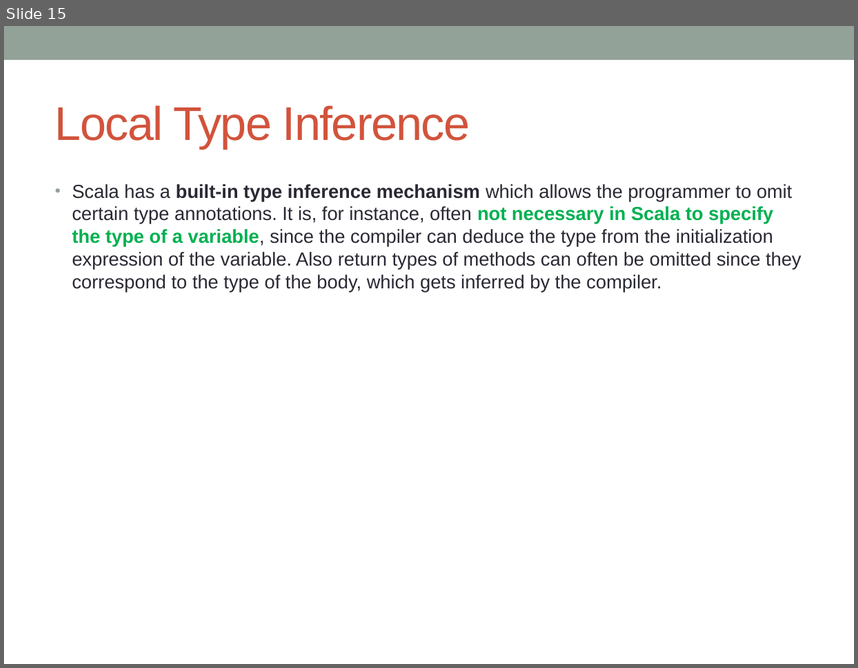
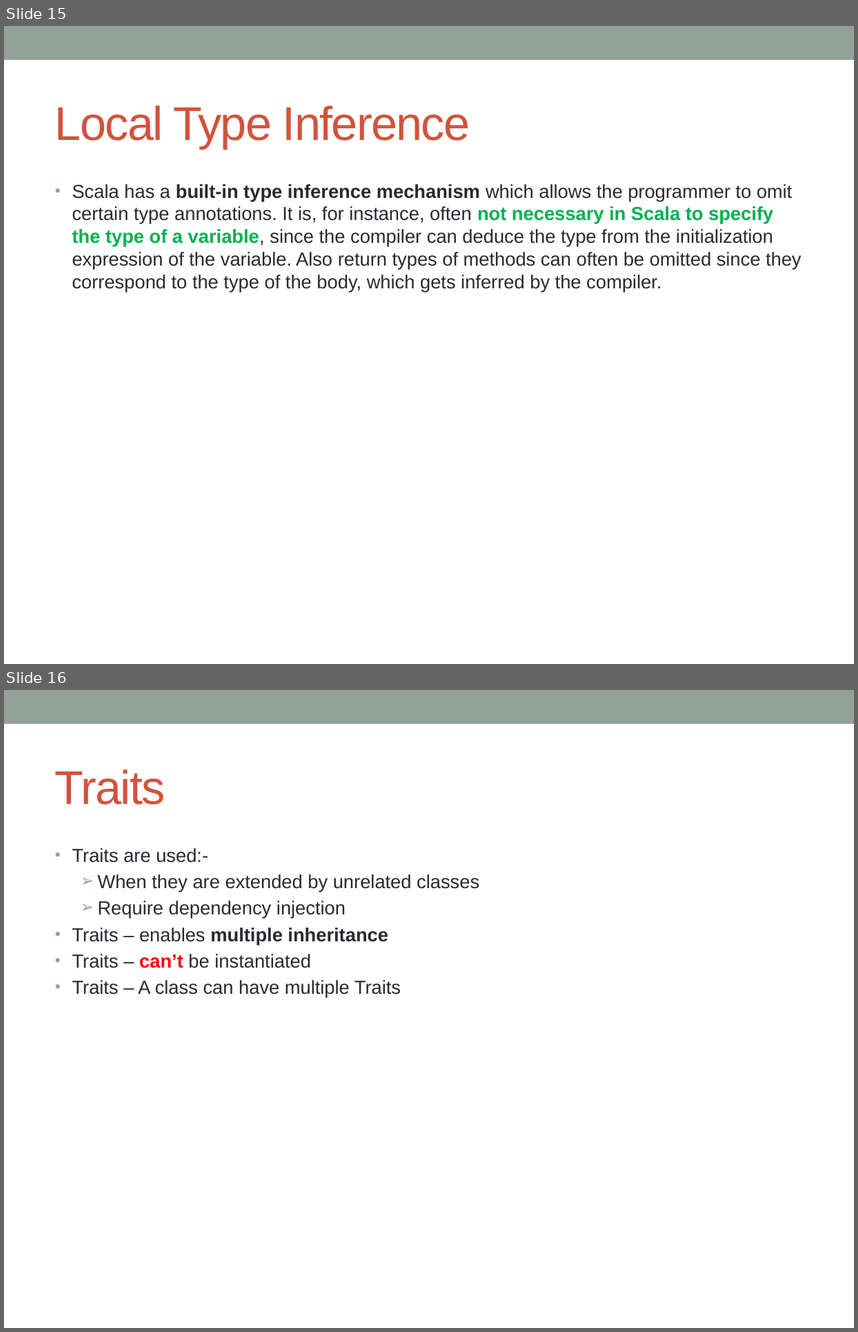
Before and after one commit to notionquest/ProjectDocumentation, a slide deck: Scala_Features.pptx. Shown one above the other, each under a label of ours: slide 15 before the commit, slides 15 and 16 after it. The pictures are 858x668 and 858x1332 pixels, drawn with LibreOffice and Linux fonts; fonts in the diff are those of the drawing. Boxes give left, top, right and bottom in pixels: in the first picture for what was removed or moved away, otherwise in the second. Text is boxed around its words. In the diff, an @@ line names an element or a change of style, - is before the commit and + after.

```diff
--- a/Scala_Features.pptx
+++ b/Scala_Features.pptx
@@ slide 16 added at (x1=4, y1=690, x2=854, y2=1328), background #FFFFFF; not listed: 1 template element that a slide beside it also shows @@
@@ title added at (x1=55, y1=769, x2=165, y2=805), 40 pt, text #D2533C @@
+Traits
@@ text added at (x1=72, y1=848, x2=479, y2=998), 16 pt, text #292934 @@
+• Traits are used:-
+  ➢ When they are extended by unrelated classes
+  ➢ Require dependency injection
+• Traits – enables multiple inheritance
+• Traits – can’t be instantiated
+• Traits – A class can have multiple Traits
```
Also in this commit, not shown: 1 slide changed, 1 other slide added, 1 other file.
